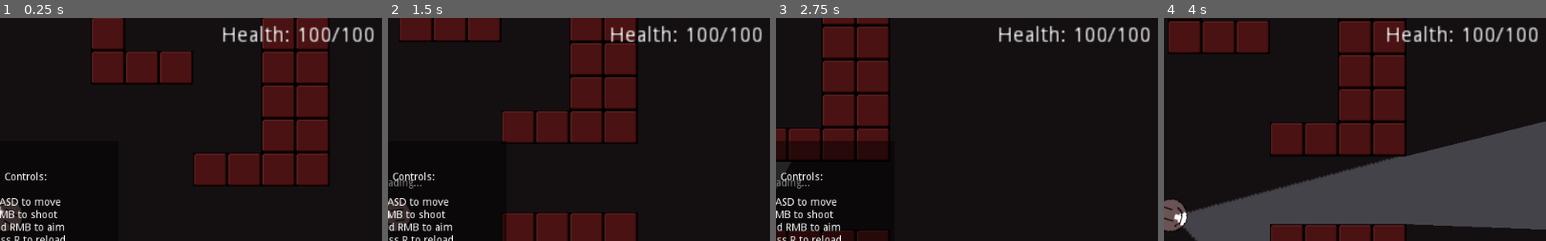
Above: before the commit, frames 1-4 (left to right).
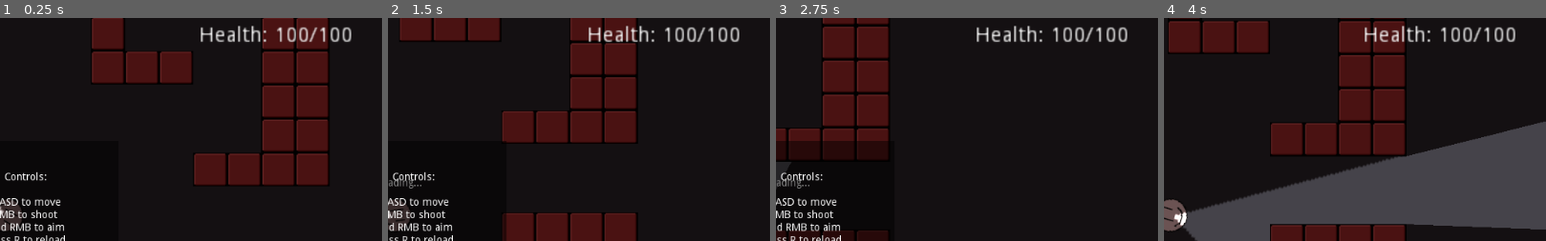
Above: after the commit, the same moments.

Repository: Rallas/4392-001TeamC
Game: Godot game, scene res://Scenes/DefaultScene.tscn
Two runs of this game, one before a commit and one after it. Both use one fixed random seed, a clock stepped at 60 frames per second and the inputs below. The engine's default icon, where the game draws it, is replaced by a stand-in: a white triangle on a blue panel in a dark square.
Inputs (mouse positions are % of the whole screen's width and height, from its top left):
- Up to frame 1 (0.25 s): no input
- Up to frame 2 (1.5 s): tap R (reload) at 0.5, 1.25 s; move the mouse to (72, 45) at 0.52 s; hold D (move_right) 0.53-1.28 s; hold Right mouse button (aim) 0.53-1.28 s; click (72, 45) at 0.8 s; move the mouse to (30, 55) at 1.27 s; hold S (move_down) from 1.28 s (still down); click (30, 55) at 1.35 s
- Up to frame 3 (2.75 s): right-click (30, 55) at 1.55 s; tap R (reload) at 2 s; move the mouse to (60, 28) at 2.02 s; release S (move_down) at 2.03 s; hold D (move_right) from 2.03 s (still down); hold Right mouse button (aim) from 2.03 s (still down); click (60, 28) at 2.3 s
- Up to frame 4 (4 s): tap R (reload) at 2.75 s; move the mouse to (45, 70) at 2.77 s; release D (move_right) at 2.78 s; release Right mouse button (aim) at 2.78 s; hold W (move_up) 2.78-3.53 s; tap E (interact) at 2.85 s; right-click (45, 70) at 3.05 s; move the mouse to (80, 65) at 3.52 s; press the mouse at (80, 65) at 3.53 s; hold A (move_left) from 3.53 s (still down)
The pictures show only the part of the screen within x 49-99%, y 6-56%; the shares and areas given below are measured in that part.

The runs differ from the first frame. In frame 1, 1.9% of the frame differs, in the area x 52-98%, y 3-11%; in frame 2, 1.9%, in the area x 52-98%, y 3-12%; in frame 3, 1.9%; in frame 4, 1.9%.

Commit message:
Fixed health "bar"

Diff:
--- a/4392_TeamC_Prototype/Scenes/DefaultScene.tscn
+++ b/4392_TeamC_Prototype/Scenes/DefaultScene.tscn
@@ -29,10 +29,13 @@
 script = ExtResource( 2 )
 
 [node name="HealthLabel" type="Label" parent="UI Container"]
-margin_left = 800.0
+anchor_left = 1.0
+anchor_right = 1.0
+margin_left = -254.0
 margin_top = 45.0
-margin_right = 909.0
+margin_right = -145.0
 margin_bottom = 59.0
+grow_horizontal = 0
 rect_scale = Vector2( 2, 2 )
 text = "Health: ###/###"
 script = ExtResource( 9 )
--- a/4392_TeamC_Prototype/Scenes/UpdatePlayerHealth.gd
+++ b/4392_TeamC_Prototype/Scenes/UpdatePlayerHealth.gd
@@ -8,7 +8,7 @@
 
 # Called when the node enters the scene tree for the first time.
 func _ready():
-	pass # Replace with function body.
+    pass # Replace with function body.
 
 
 # Called every frame. 'delta' is the elapsed time since the previous frame.
@@ -17,5 +17,5 @@
 
 
 func _on_Player_updateHealth(currentHealth, totalHealth):
-	text = "Health: %d/%d" % [currentHealth, totalHealth]
-	pass # Replace with function body.
+    text = "Health: %d/%d" % [currentHealth, totalHealth]
+    pass # Replace with function body.
--- a/4392_TeamC_Prototype/Scripts/AmmoCounter.gd
+++ b/4392_TeamC_Prototype/Scripts/AmmoCounter.gd
@@ -4,5 +4,5 @@
 # Linked to the 'updateAmmo' signal emitted by the player. (Signal linked in Godot editor window)
 
 func _on_DefaultWeapon_updateAmmo(currentMag, magSize):
-	text = "Ammo: %d/%d" % [currentMag, magSize]
-	pass # Replace with function body.
+    text = "Ammo: %d/%d" % [currentMag, magSize]
+    pass # Replace with function body.
--- a/4392_TeamC_Prototype/Scripts/CameraController.gd
+++ b/4392_TeamC_Prototype/Scripts/CameraController.gd
@@ -13,24 +13,24 @@
 var MaxDistanceFromPlayer = 500
 
 func _ready():
-	current = true # Should already be set in editor, but make this active camera just in case.
+    current = true # Should already be set in editor, but make this active camera just in case.
 
 # If aiming, camera will focus on the point halfway between the player and the mouse.
 # Otherwise, it will be centered on the player
 # NOTE: This sets the local position. local position (0,0) is centered on the player
 func _process(delta):
-	if Input.is_action_pressed("aim"):
-		var cameraTarget = 0.5 * (get_global_mouse_position() - get_parent().global_position)
+    if Input.is_action_pressed("aim"):
+        var cameraTarget = 0.5 * (get_global_mouse_position() - get_parent().global_position)
 
-		if cameraTarget.length() > MaxDistanceFromPlayer:
-			cameraTarget = MaxDistanceFromPlayer * cameraTarget.normalized()
+        if cameraTarget.length() > MaxDistanceFromPlayer:
+            cameraTarget = MaxDistanceFromPlayer * cameraTarget.normalized()
 
 
-		position = cameraTarget
-		VC.scale = Vector2(1, 1)
-		VCM.scale = Vector2(1, 1)
-	else:
-		position = Vector2.ZERO
-		VC.scale = Vector2(2, 1)
-		VCM.scale = Vector2(2, 1)
-	pass
+        position = cameraTarget
+        VC.scale = Vector2(1, 1)
+        VCM.scale = Vector2(1, 1)
+    else:
+        position = Vector2.ZERO
+        VC.scale = Vector2(2, 1)
+        VCM.scale = Vector2(2, 1)
+    pass
--- a/4392_TeamC_Prototype/Scripts/LevelGenerator.gd
+++ b/4392_TeamC_Prototype/Scripts/LevelGenerator.gd
@@ -8,16 +8,16 @@
 
 func _ready():
 
-	# -----------------------------------------------------------------------
-	# TODO: Remove this temp code! Using unique enemy names in testing.
-	# This only works because enemies are already in the scene on launch. Once we are generating the level at runtime, it will not work.
-	var enemies = get_tree().get_nodes_in_group("Enemy")
-	var i = 1
-	for enemy in enemies:
-		enemy.name = "Enemy %d" % i
-		enemy.get_node("./Label").text = "Enemy %d" % i
-		i += 1
-	# -----------------------------------------------------------------------
+    # -----------------------------------------------------------------------
+    # TODO: Remove this temp code! Using unique enemy names in testing.
+    # This only works because enemies are already in the scene on launch. Once we are generating the level at runtime, it will not work.
+    var enemies = get_tree().get_nodes_in_group("Enemy")
+    var i = 1
+    for enemy in enemies:
+        enemy.name = "Enemy %d" % i
+        enemy.get_node("./Label").text = "Enemy %d" % i
+        i += 1
+    # -----------------------------------------------------------------------
 
 # Called every frame. 'delta' is the elapsed time since the previous frame.
 #func _process(delta):
--- a/4392_TeamC_Prototype/Scripts/NoiseController.gd
+++ b/4392_TeamC_Prototype/Scripts/NoiseController.gd
@@ -12,7 +12,7 @@
 var NoiseObject = preload("res://Scenes/NoiseSource.tscn")
 
 func CreateNoise(noisePosition, noiseIntensity):
-	var newNoise = NoiseObject.instance()
-	# Note: initNoise requires that the node already be in the scene tree, so add it first
-	add_child(newNoise)
-	newNoise.InitNoise(noisePosition, noiseIntensity)
+    var newNoise = NoiseObject.instance()
+    # Note: initNoise requires that the node already be in the scene tree, so add it first
+    add_child(newNoise)
+    newNoise.InitNoise(noisePosition, noiseIntensity)
--- a/4392_TeamC_Prototype/Scripts/PlayerFacing.gd
+++ b/4392_TeamC_Prototype/Scripts/PlayerFacing.gd
@@ -6,4 +6,4 @@
 # TODO: split this out to rotate [head/torso/legs] separately.
 
 func _process(_delta):
-	look_at(get_global_mouse_position())
+    look_at(get_global_mouse_position())
--- a/4392_TeamC_Prototype/Scripts/TempTutorial.gd
+++ b/4392_TeamC_Prototype/Scripts/TempTutorial.gd
@@ -9,15 +9,15 @@
 
 
 func _ready():
-	timeout = OS.get_ticks_msec() + 3000
+    timeout = OS.get_ticks_msec() + 3000
 
 
 
 func _process(delta):
-	if shouldTimeout and OS.get_ticks_msec() > timeout:
-		shouldTimeout = false
-		visible = false
+    if shouldTimeout and OS.get_ticks_msec() > timeout:
+        shouldTimeout = false
+        visible = false
 
-	if Input.is_action_just_pressed("ui_cancel"):
-		shouldTimeout = false
-		visible = not visible
+    if Input.is_action_just_pressed("ui_cancel"):
+        shouldTimeout = false
+        visible = not visible
--- a/4392_TeamC_Prototype/Scripts/Weapon.gd
+++ b/4392_TeamC_Prototype/Scripts/Weapon.gd
@@ -43,73 +43,73 @@
 
 # Called when the node enters the scene tree for the first time.
 func _ready():
-	currentMag = magSize
-	nextShotTime = OS.get_ticks_msec()
-	reloading = false
-	emit_signal("updateAmmo", currentMag, magSize)
+    currentMag = magSize
+    nextShotTime = OS.get_ticks_msec()
+    reloading = false
+    emit_signal("updateAmmo", currentMag, magSize)
 
 
 # Called every frame. 'delta' is the elapsed time since the previous frame.
 func _process(delta):
 
-	# Press a keybind to manually start reloading
-	if Input.is_action_just_pressed("reload") and currentMag < magSize:
-		StartReload()
-	# Check if done reloading
-	if reloading and OS.get_ticks_msec() > doneReloadTime:
-		StopReload()
+    # Press a keybind to manually start reloading
+    if Input.is_action_just_pressed("reload") and currentMag < magSize:
+        StartReload()
+    # Check if done reloading
+    if reloading and OS.get_ticks_msec() > doneReloadTime:
+        StopReload()
 
-	if CheckIfShooting() and not reloading:
-		if currentMag <= 0:
-			StartReload()
+    if CheckIfShooting() and not reloading:
+        if currentMag <= 0:
+            StartReload()
 
-		else:
-			# Fire a shot
+        else:
+            # Fire a shot
 
 
-			currentMag -= 1
-			emit_signal("updateAmmo", currentMag, magSize)
-			nextShotTime = OS.get_ticks_msec() + fireRate
+            currentMag -= 1
+            emit_signal("updateAmmo", currentMag, magSize)
+            nextShotTime = OS.get_ticks_msec() + fireRate
 
-			# Instantiate a new bullet in the scene
-			var newBullet = bulletNode.instance()
-			get_node(@"/root").add_child(newBullet)
+            # Instantiate a new bullet in the scene
+            var newBullet = bulletNode.instance()
+            get_node(@"/root").add_child(newBullet)
 
-			# Random vector offset. x and y both floats in range [-1,1]
-			var accuracyPenalty = Vector2(rng.randf_range(-1,1), rng.randf_range(-1,1))
+            # Random vector offset. x and y both floats in range [-1,1]
+            var accuracyPenalty = Vector2(rng.randf_range(-1,1), rng.randf_range(-1,1))
 
-			# Scale accuracy penalty based on aim/hipfire
-			if Input.is_action_pressed("aim"):
-				accuracyPenalty *= aimingAccuracyPenalty
-			else:
-				accuracyPenalty *= hipfireAccuracyPenalty
+            # Scale accuracy penalty based on aim/hipfire
+            if Input.is_action_pressed("aim"):
+                accuracyPenalty *= aimingAccuracyPenalty
+            else:
+                accuracyPenalty *= hipfireAccuracyPenalty
 
 
-			var shotTarget = get_global_mouse_position() + accuracyPenalty
-			newBullet.InitBullet(shotTarget, global_position, bulletSpeed, bulletRange)
+            var shotTarget = get_global_mouse_position() + accuracyPenalty
+            newBullet.InitBullet(shotTarget, global_position, bulletSpeed, bulletRange)
 
-			NC.CreateNoise(newBullet.position, 300)
+            NC.CreateNoise(newBullet.position, 300)
 
 
 func StartReload():
-	reloading = true
-	doneReloadTime = OS.get_ticks_msec() + reloadTime
-	get_node(@"/root/RootNode/UI Container/ReloadText").visible = true
+    reloading = true
+    doneReloadTime = OS.get_ticks_msec() + reloadTime
+    get_node(@"/root/RootNode/UI Container/ReloadText").visible = true
 
 
 func StopReload():
-	reloading = false
-	currentMag = magSize
-	emit_signal("updateAmmo", currentMag, magSize)
-	get_node(@"/root/RootNode/UI Container/ReloadText").visible = false
+    reloading = false
+    currentMag = magSize
+    emit_signal("updateAmmo", currentMag, magSize)
+    get_node(@"/root/RootNode/UI Container/ReloadText").visible = false
 
 
 
 func CheckIfShooting():
-	if fullAuto:
-		if Input.is_action_pressed("shoot") and (OS.get_ticks_msec()  > nextShotTime):
-			return true
-	if not fullAuto:
-		if Input.is_action_just_pressed("shoot") and (OS.get_ticks_msec() > nextShotTime):
-			return true
-	return false
+    if fullAuto:
+        if Input.is_action_pressed("shoot") and (OS.get_ticks_msec()  > nextShotTime):
+            return true
+    if not fullAuto:
+        if Input.is_action_just_pressed("shoot") and (OS.get_ticks_msec() > nextShotTime):
+            return true
+    return false
